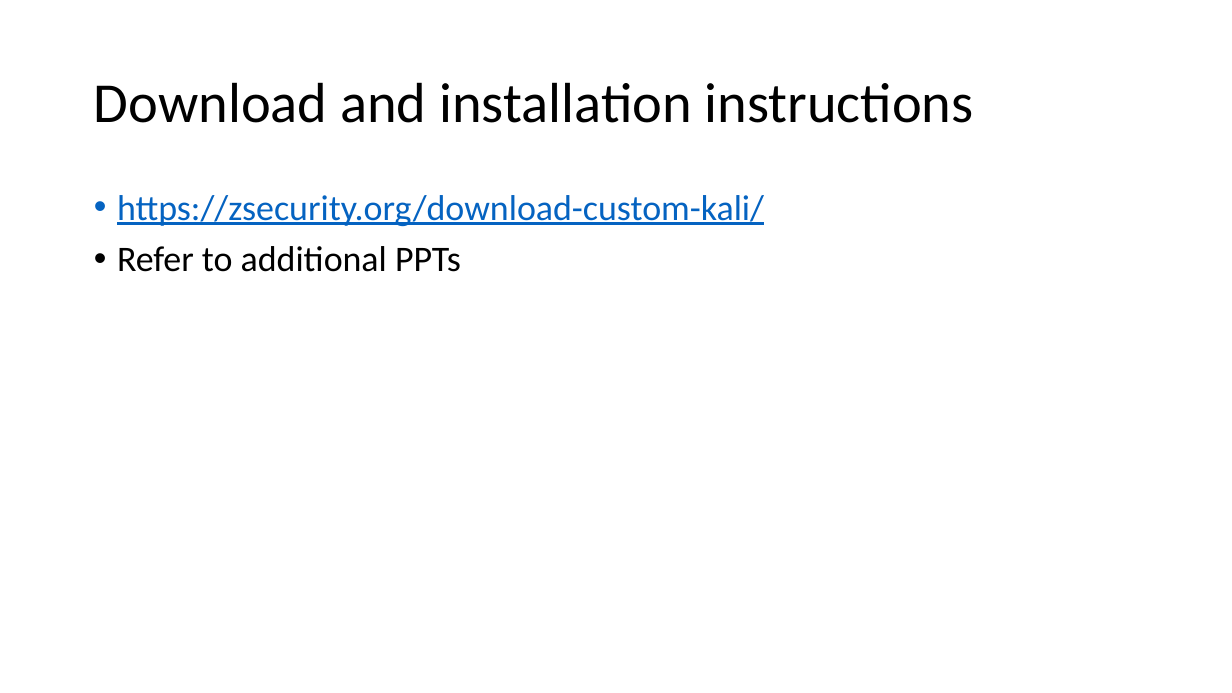
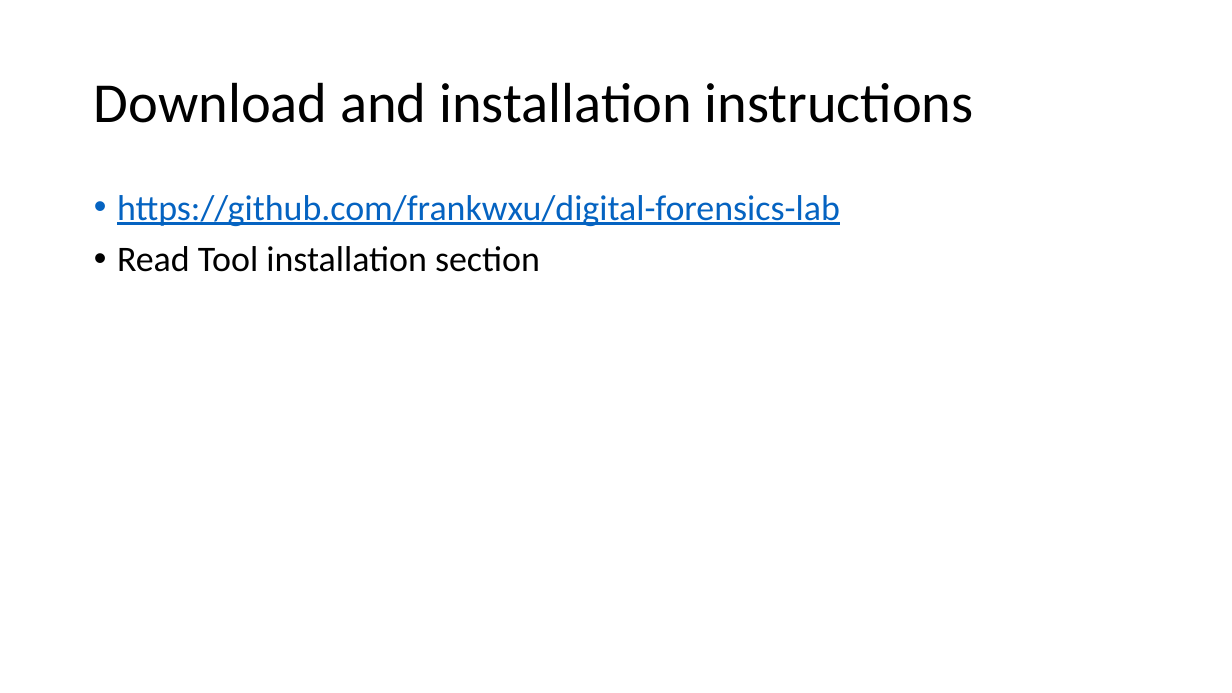
Before and after one commit to frankwxu/digital-forensics-lab, a slide deck: slide 4 of NIST_Data_Leakage_Case/NIST_Data_Leakage_00_Env_Setting.pptx. Drawn at 1232x693 pixels with LibreOffice and Linux fonts; fonts in the diff are those of the drawing; background and template pictures are left out. Boxes give left, top, right and bottom in pixels: in the first picture for what was removed or moved away, otherwise in the second. Text is boxed around its words. In the diff, an @@ line names an element or a change of style, - is before the commit and + after.

```diff
--- a/NIST_Data_Leakage_Case/NIST_Data_Leakage_00_Env_Setting.pptx
+++ b/NIST_Data_Leakage_Case/NIST_Data_Leakage_00_Env_Setting.pptx
@@ text at bbox=[117, 195, 840, 272]: text changed @@
-• https://zsecurity.org/download-custom-kali/
-• Refer to additional PPTs
+• https://github.com/frankwxu/digital-forensics-lab
+• Read Tool installation section
```
Also in this commit, not shown: 3 other slides changed, 8 other files.
